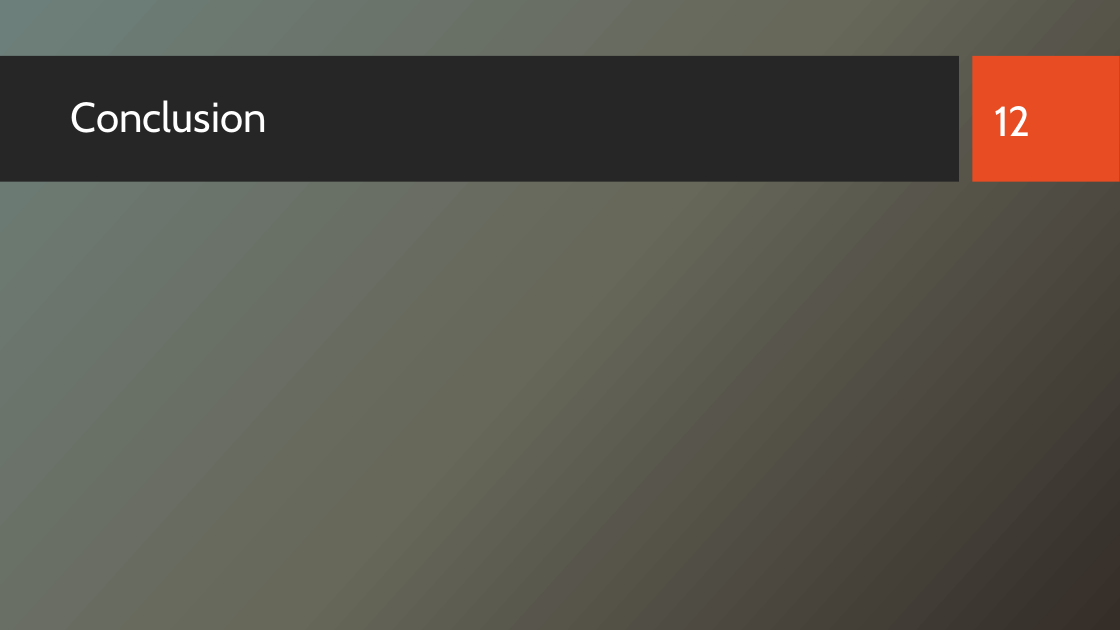
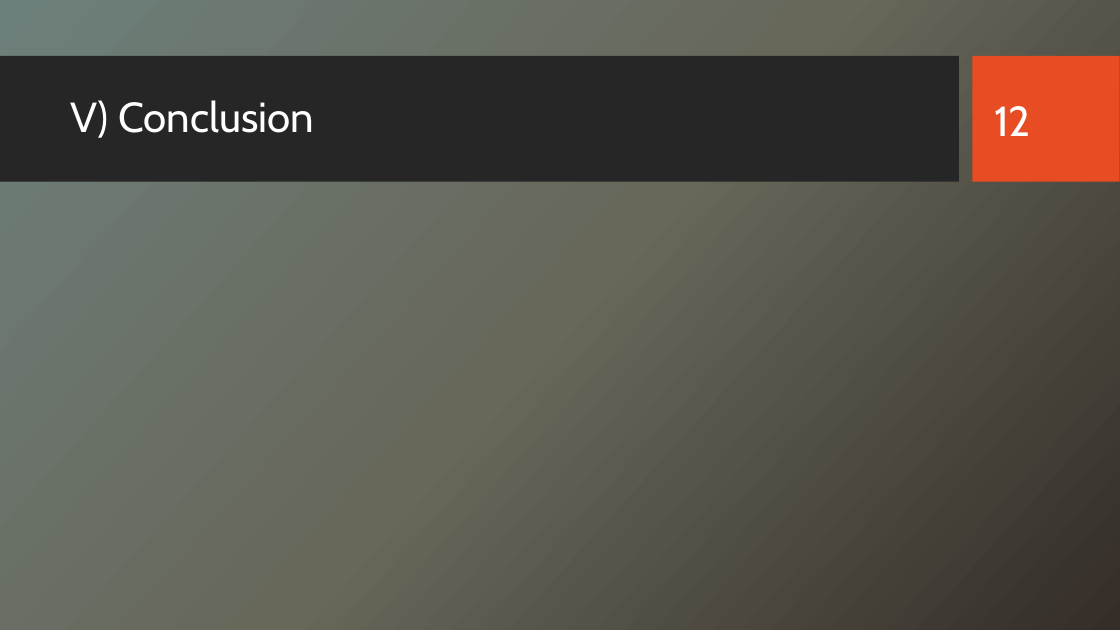
Before and after one commit to kazouke/Artificial-Bee-Colony, a slide deck: slide 12 of Rapport/Intelligence Artificielle.pptx. Drawn at 1120x630 pixels with LibreOffice and Linux fonts; fonts in the diff are those of the drawing; background and template pictures are left out. Boxes give left, top, right and bottom in pixels: in the first picture for what was removed or moved away, otherwise in the second. Text is boxed around its words. In the diff, an @@ line names an element or a change of style, - is before the commit and + after.

```diff
--- a/Rapport/Intelligence Artificielle.pptx
+++ b/Rapport/Intelligence Artificielle.pptx
@@ title at <box>71,100,314,138</box>: text changed @@
-Conclusion
+V) Conclusion
```
Also in this commit, not shown: 4 other slides changed, 1 slide added, 1 slide removed, 5 other files.
